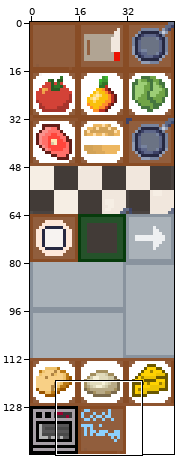
File history of a sprite sheet, assets/TileSet.png. Above, an overview of the earlier version with the close-up marked.
Close-up. First the earlier version:
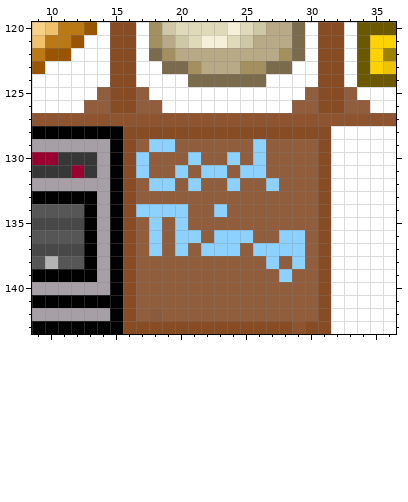
The file is 48x144 pixels. Colours within 5 levels of each other are drawn and written as one. Shown: x 9..36, y 120..143.
Once edited:
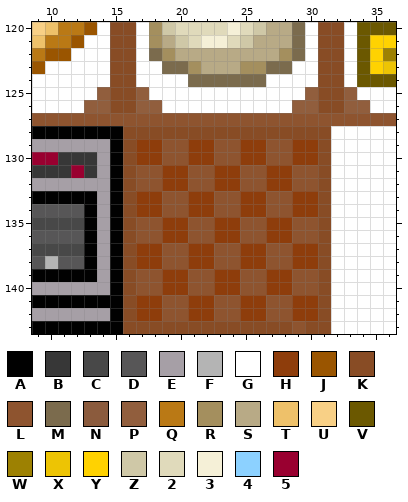
Palette (. is transparent): A #010101  B #373737  C #484848  D #575657  E #a69fa6  F #b4b4b4  G #ffffff  H #8e3d0b  J #9a5500  K #884c25  L #8e542f  M #7b6b4d  N #8b5b3d  P #915e3d  Q #ba7915  R #a48f5e  S #b8aa86  T #eec16a  U #f8d086  V #6b5800  W #9d8102  X #edc404  Y #ffd201  Z #cfc8a7  2 #e0dabb  3 #f5f0d7  4 #8cd1ff  5 #990030
The edit:
Colour 4 gives way to colour H in row 129 at x 18 and 26; in row 130 at x 17, 21 and 26; in row 131 at x 20 and 23; in row 132 at x 19, 24 and 27; in row 134 at x 17 to 18; in row 135 at x 20.
Colour 4 gives way to colour H in row 136 at x 20, 23 to 24 and 28; in row 137 at x 18, 22, 26 and 29; in row 138 at x 29; in row 139 at x 28.
Colour N gives way to colour H in row 142 at x 18.
Colour P gives way to colour H in row 129 at x 17, 21 to 22, 25 and 29 to 30; in row 130 at x 18, 22, 25 and 29 to 30; in row 131 at x 19, 24 and 27 to 28; in row 132 at x 20, 23 and 28; in row 133 at x 17 to 18, 21 to 22, 25 to 26 and 29 to 30; in row 134 at x 21 to 22, 25 to 26 and 29 to 30.
Colour P gives way to colour H in row 135 at x 19, 23 to 24 and 27 to 28; in row 136 at x 19 and 27; in row 137 at x 17, 21, 25 and 30; in row 138 at x 17 to 18, 21 to 22, 25 to 26 and 30; in row 139 at x 19 to 20, 23 to 24 and 27; in row 140 at x 19 to 20, 23 to 24 and 27 to 28.
Colour P gives way to colour H in row 141 at x 17 to 18, 21 to 22, 25 to 26 and 29 to 30; in row 142 at x 17, 21 to 22, 25 to 26 and 29 to 30.
Colour 4 gives way to colour L in row 129 at x 19; in row 130 at x 24; in row 131 at x 17, 22 and 25 to 26; in row 132 at x 18 and 21; in row 134 at x 19 to 20 and 23; in row 135 at x 18.
Colour 4 gives way to colour L in row 136 at x 18, 21, 25 and 29; in row 137 at x 20, 23 to 24 and 27 to 28; in row 138 at x 27.
Colour P gives way to colour L in row 129 at x 20, 23 to 24 and 27 to 28; in row 130 at x 19 to 20, 23 and 27 to 28; in row 131 at x 18, 21 and 29 to 30; in row 132 at x 17, 22, 25 to 26 and 29 to 30; in row 133 at x 19 to 20, 23 to 24 and 27 to 28; in row 134 at x 24 and 27 to 28.
Colour P gives way to colour L in row 135 at x 17, 21 to 22, 25 to 26 and 29 to 30; in row 136 at x 17, 22, 26 and 30; in row 137 at x 19; in row 138 at x 19 to 20, 23 to 24 and 28; in rows 139 to 140 at x 17 to 18, 21 to 22, 25 to 26 and 29 to 30; in rows 141 to 142 at x 19 to 20, 23 to 24 and 27 to 28.
Changed places in both close-ups, as pixel boxes (x1, y1, x2, y2):
changed: (136, 139, 318, 321)
